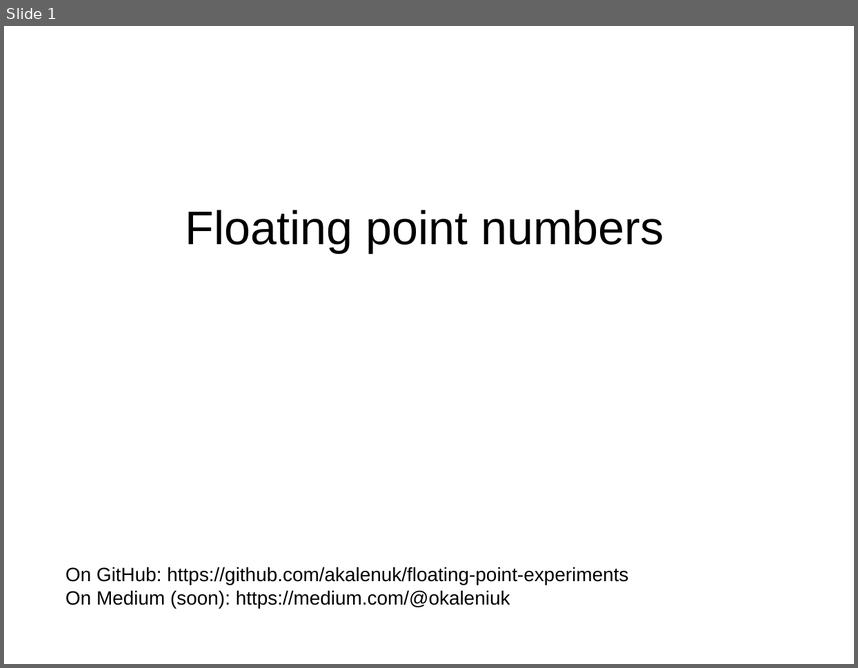
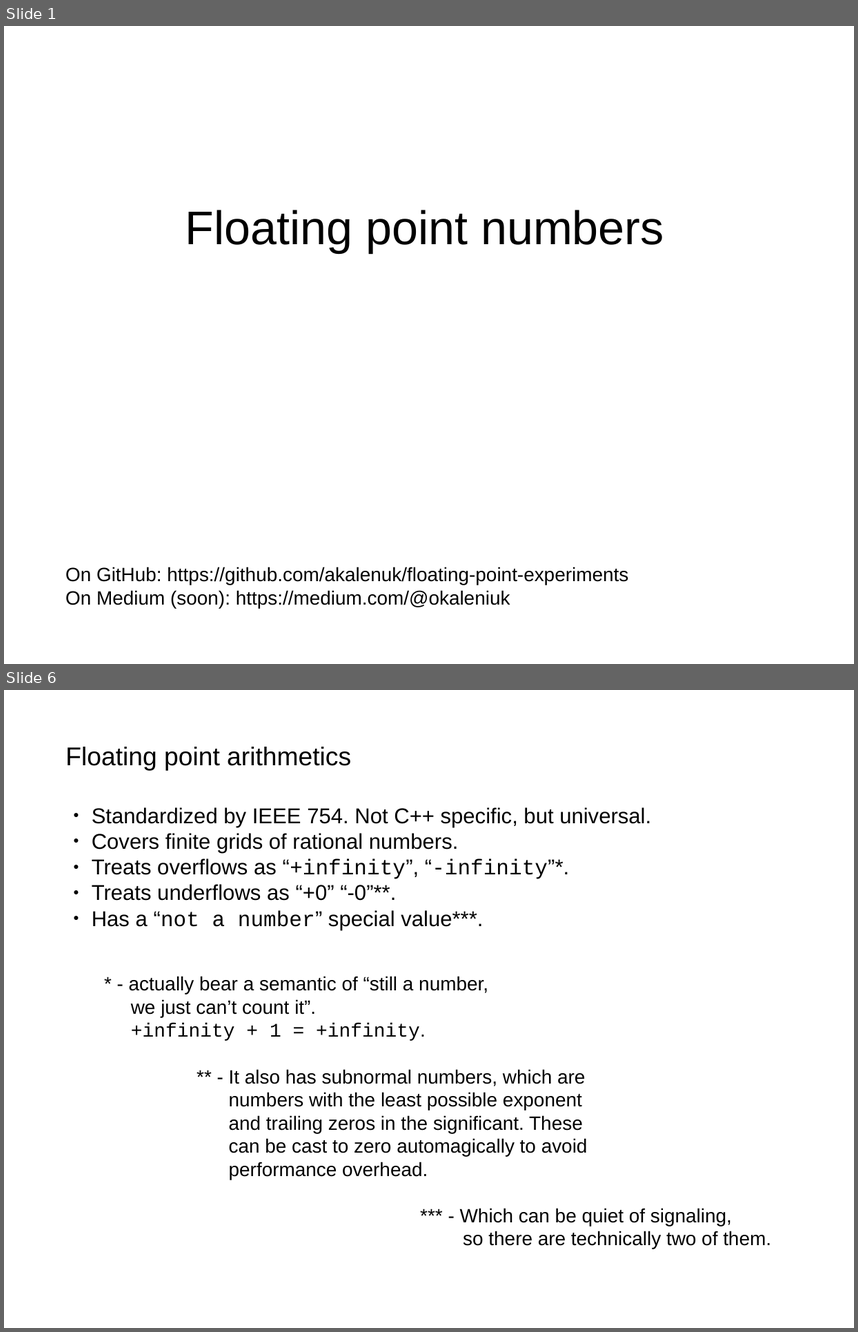
Before and after one commit to akalenuk/floating-point-experiments, a slide deck: floating.odp. Shown one above the other, each under a label of ours: slide 1 before the commit, slides 1 and 6 after it; the slides between them are not shown. The pictures are 858x668 and 858x1332 pixels, drawn with LibreOffice and Linux fonts; fonts in the diff are those of the drawing. Boxes give left, top, right and bottom in pixels: in the first picture for what was removed or moved away, otherwise in the second. Text is boxed around its words. In the diff, an @@ line names an element or a change of style, - is before the commit and + after.

```diff
--- a/floating.odp
+++ b/floating.odp
@@ slide 6 added at box(4, 690, 854, 1328), background #FFFFFF @@
@@ text added at box(65, 747, 351, 771), 24 pt, text #000000 @@
+Floating point arithmetics
@@ text added at box(92, 807, 651, 930), 20 pt, text #000000 @@
+● Standardized by IEEE 754. Not C++ specific, but universal.
+● Covers finite grids of rational numbers.
+● Treats overflows as “+infinity”, “-infinity”*.
+● Treats underflows as “+0” “-0”**.
+● Has a “not a number” special value***.
@@ text added at box(129, 976, 488, 1041), 18 pt, text #000000 @@
+* - actually bear a semantic of “still a number,
+we just can’t count it”.
++infinity + 1 = +infinity.
@@ text added at box(229, 1069, 588, 1179), 18 pt, text #000000 @@
+** - It also has subnormal numbers, which are
+numbers with the least possible exponent
+and trailing zeros in the significant. These
+can be cast to zero automagically to avoid
+performance overhead.
@@ text added at box(460, 1208, 771, 1248), 18 pt, text #000000 @@
+*** - Which can be quiet of signaling,
+so there are technically two of them.
```
Also in this commit, not shown: 5 other slides added, 1 slide removed, 2 other files.
